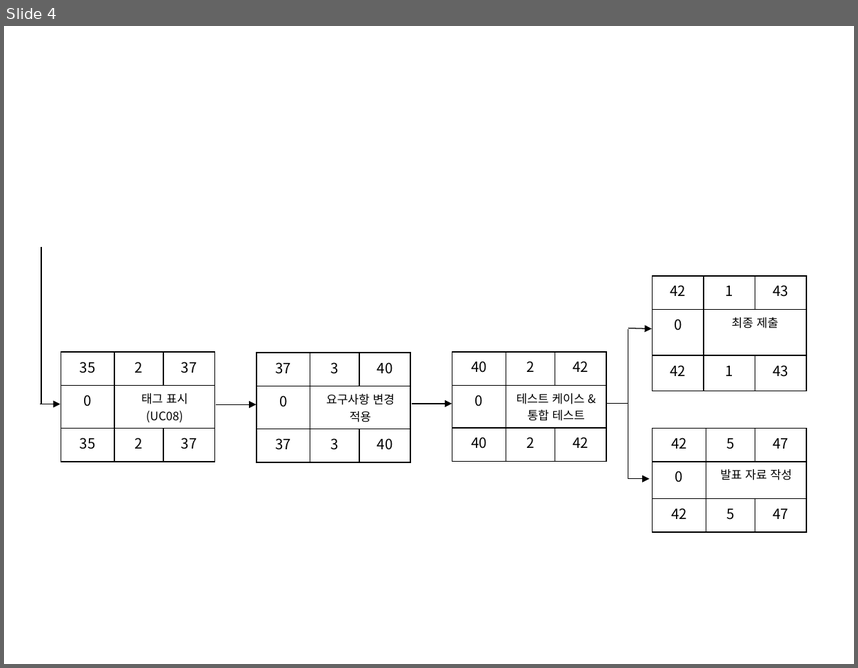
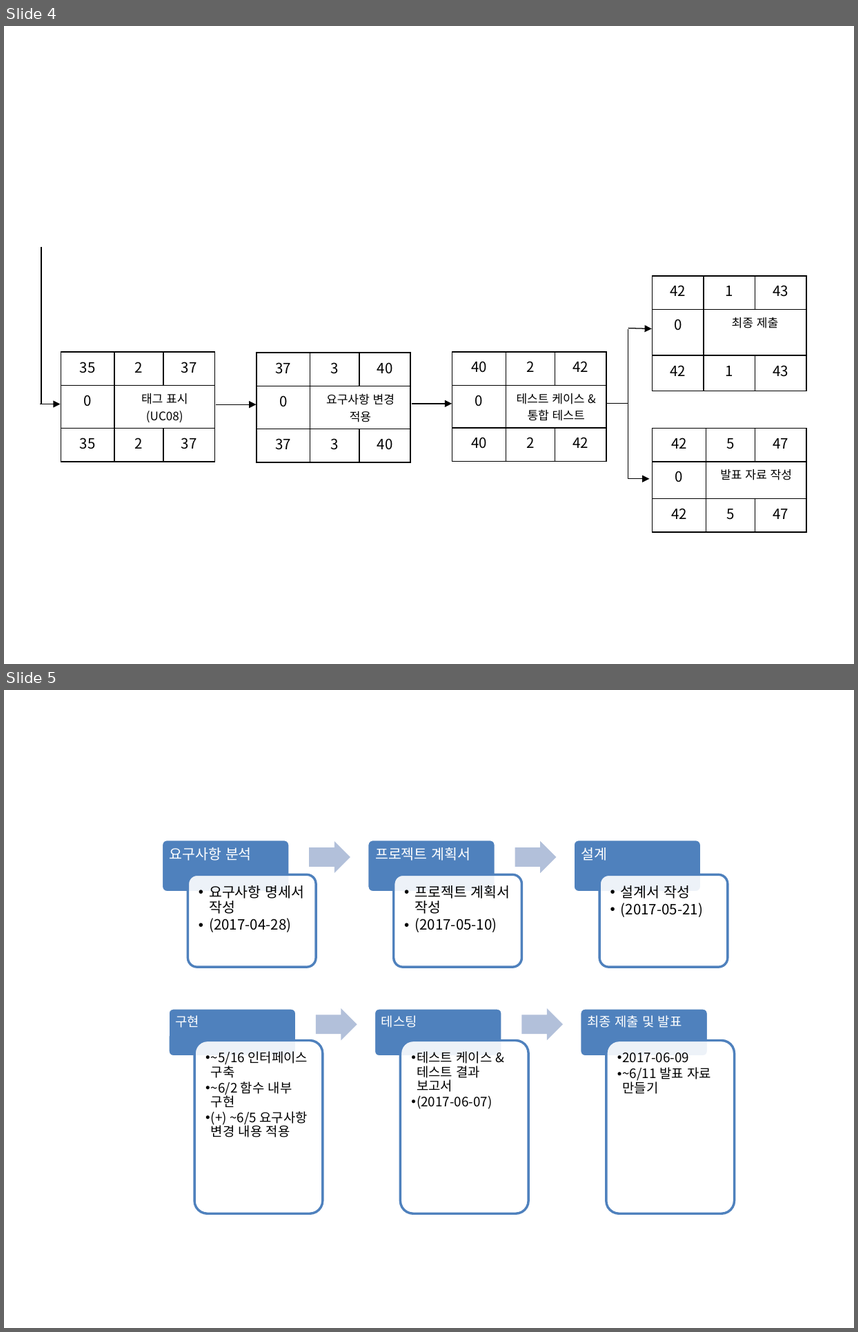
Before and after one commit to SE-admin/9, a slide deck: doc/2_ 프로젝트 계획서/계획서 자료/Gantt Chart, PERT Chart.pptx. Shown one above the other, each under a label of ours: slide 4 before the commit, slides 4 and 5 after it. The pictures are 858x668 and 858x1332 pixels, drawn with LibreOffice and Linux fonts; fonts in the diff are those of the drawing. Boxes give left, top, right and bottom in pixels: in the first picture for what was removed or moved away, otherwise in the second. Text is boxed around its words. In the diff, an @@ line names an element or a change of style, - is before the commit and + after.

Commit message:
#905 조교의 요구사항 변경 요청 접수 # 서류 # 전체 서류 # 요구사항 변경에 따른 서류 내용 변경

```diff
--- a/doc/2_ 프로젝트 계획서/계획서 자료/Gantt Chart, PERT Chart.pptx
+++ b/doc/2_ 프로젝트 계획서/계획서 자료/Gantt Chart, PERT Chart.pptx
@@ slide 5 added at [4, 690, 854, 1328], background #FFFFFF @@
@@ group added at [161, 840, 728, 967]: 6 rounded rectangles, 6 texts, 2 right arrows @@
+요구사항 분석
+  •• 요구사항 명세서 작성
+  •• (2017-04-28)
+프로젝트 계획서
+  •• 프로젝트 계획서 작성
+  •• (2017-05-10)
+설계
+  •• 설계서 작성
+  •• (2017-05-21)
@@ group added at [168, 1008, 734, 1214]: 6 rounded rectangles, 6 texts, 2 right arrows @@
+구현
+  •• ~5/16 인터페이스 구축
+  •• ~6/2 함수 내부 구현
+  •• (+) ~6/5 요구사항 변경 내용 적용
+테스팅
+  •• 테스트 케이스 & 테스트 결과 보고서
+  •• (2017-06-07)
+최종 제출 및 발표
+  •• 2017-06-09
+  •• ~6/11 발표 자료 만들기
```
Also in this commit, not shown: 1 other slide added, 8 other files.
